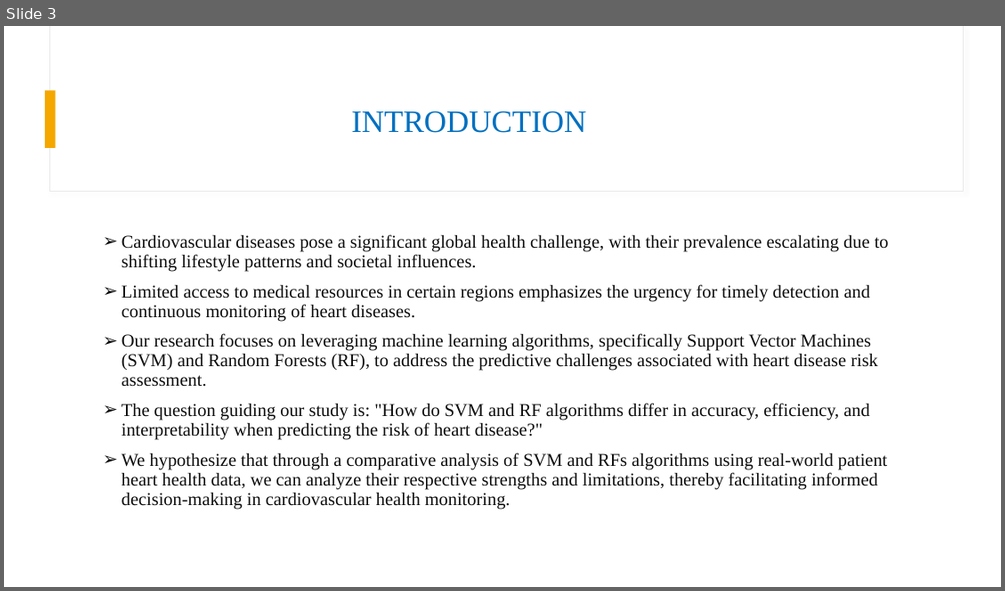
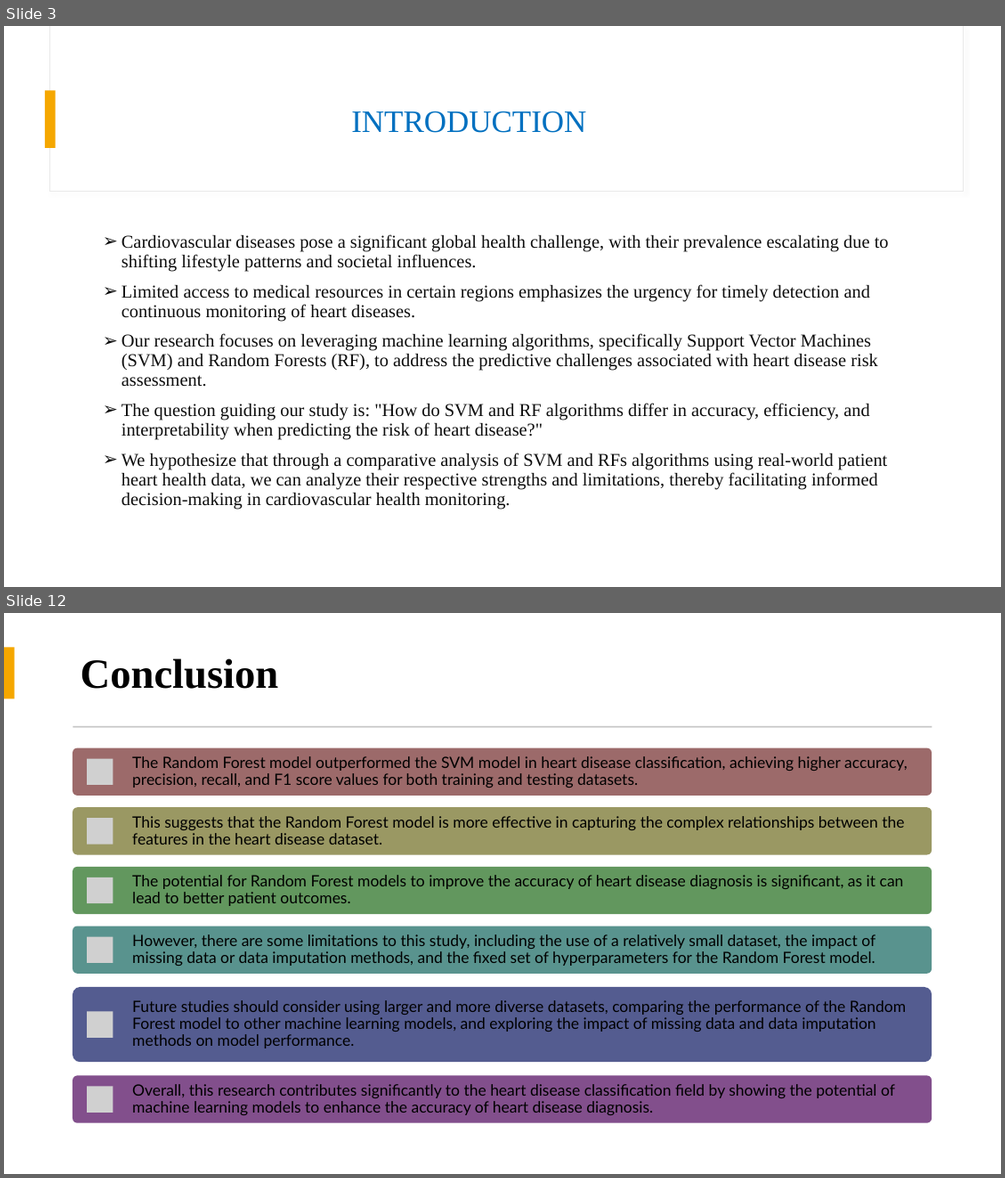
Before and after one commit to csci595-research-lit-spring-2024/595-class-project-spring-2024-chandana3166, a slide deck: presentations/CSCI_595_projectpresentation.pptx. Shown one above the other, each under a label of ours: slide 3 before the commit, slides 3 and 12 after it; the slides between them are not shown. The pictures are 1005x591 and 1005x1178 pixels, drawn with LibreOffice and Linux fonts; fonts in the diff are those of the drawing; grey boxes stand for pictures. Boxes give left, top, right and bottom in pixels: in the first picture for what was removed or moved away, otherwise in the second. Text is boxed around its words. In the diff, an @@ line names an element or a change of style, - is before the commit and + after.

```diff
--- a/presentations/CSCI_595_projectpresentation.pptx
+++ b/presentations/CSCI_595_projectpresentation.pptx
@@ slide 12 added at (4,613,1001,1174), background #FFFFFF; not listed: 2 template elements that a slide beside it also shows @@
@@ rectangle added at (4,613,1001,1174), fill #FFFFFF @@
@@ rectangle added at (4,648,15,699), fill #F5A700 @@
@@ title added at (81,658,279,689), 40 pt, text #000000, bold @@
+Conclusion
@@ rectangle added at (73,726,932,728), fill #C9C9C9 @@
@@ group added at (73,748,932,1122): 6 rounded rectangles, 6 pictures, 6 texts @@
+The Random Forest model outperformed the SVM model in heart disease classification, achieving higher accuracy, precision, recall, and F1 score values for both training and testing datasets.
+This suggests that the Random Forest model is more effective in capturing the complex relationships between the features in the heart disease dataset.
+The potential for Random Forest models to improve the accuracy of heart disease diagnosis is significant, as it can lead to better patient outcomes.
+However, there are some limitations to this study, including the use of a relatively small dataset, the impact of missing data or data imputation methods, and the fixed set of hyperparameters for the Random Forest model.
+Future studies should consider using larger and more diverse datasets, comparing the performance of the Random Forest model to other machine learning models, and exploring the impact of missing data and data imputation methods on model performance.
+Overall, this research contributes significantly to the heart disease classification field by showing the potential of machine learning models to enhance the accuracy of heart disease diagnosis.
```
Also in this commit, not shown: 1 slide changed, 9 other slides added.
